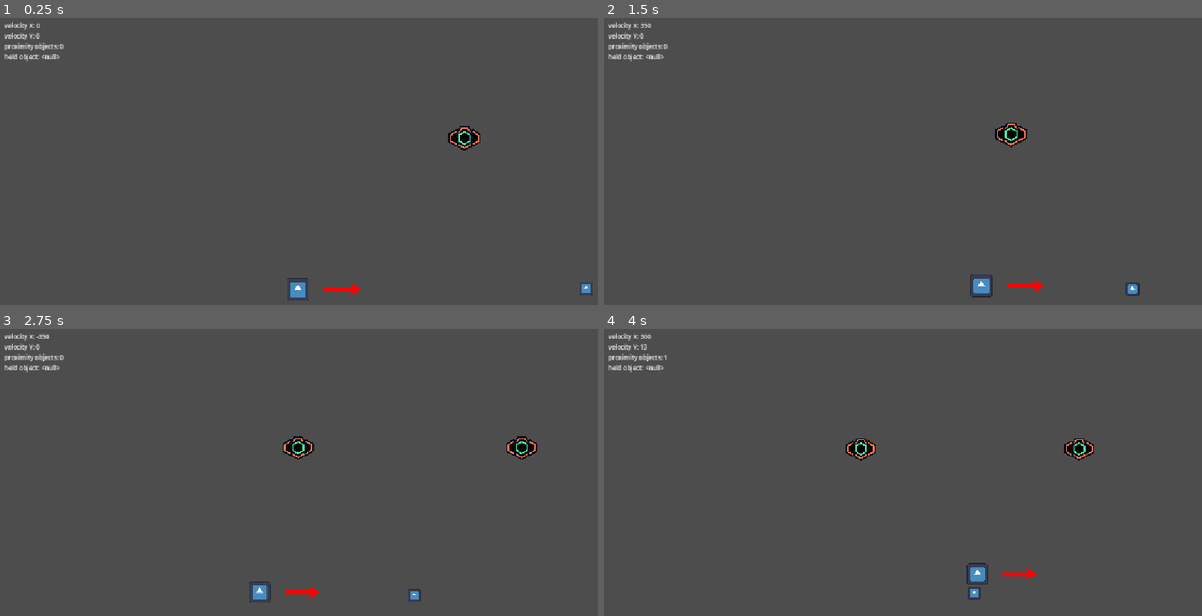
Above: before the commit, frames 1-4 (two rows, left to right).
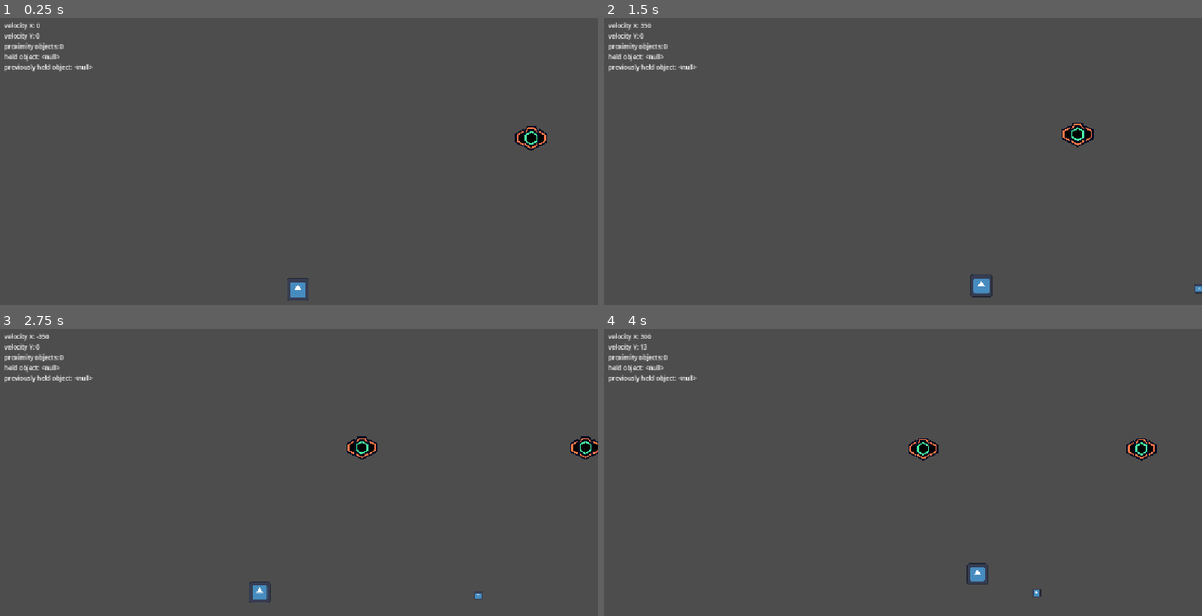
Above: after the commit, the same moments.

Repository: untugo/metroidvania-jam
Game: Godot game, scene res://scenes/world.tscn
The game is run twice, just before and just after one commit, with the same random seed, the same clock (stepped at 60 frames per second) and the same inputs. The engine's default icon, where the game draws it, is replaced by a stand-in: a white triangle on a blue panel in a dark square.
Inputs (mouse positions are in pixels of both pictures, inside the frame that each line leads up to):
- Up to frame 1 (0.25 s): no input
- Up to frame 2 (1.5 s): tap Enter (ui_accept) at 0.5, 0.77 s; move the mouse to (1034, 167) at 0.52 s; press the mouse at (1034, 167) at 0.53 s; hold D (MOVE_RIGHT) from 0.53 s (still down); right-click (1034, 167) at 0.8 s; move the mouse to (783, 201) at 1.27 s; release the mouse at (783, 201) at 1.28 s; right-click (783, 201) at 1.35 s
- Up to frame 3 (2.75 s): tap Enter (ui_accept) at 1.52 s; tap F (ACTION_03, bound only after the commit) at 1.55 s; move the mouse to (358, 420) at 2.02 s; release D (MOVE_RIGHT) at 2.03 s; hold A (MOVE_LEFT) from 2.03 s (still down); hold F (ACTION_03, bound only after the commit) from 2.03 s (still down); tap E (ring) at 2.3 s
- Up to frame 4 (4 s): move the mouse to (873, 561) at 2.77 s; release A (MOVE_LEFT) at 2.78 s; release F (ACTION_03, bound only after the commit) at 2.78 s; hold D (MOVE_RIGHT) from 2.78 s (still down); tap E (ring) at 2.85 s; tap Enter (ui_accept) at 3.02, 3.77 s; click (873, 561) at 3.05 s; move the mouse to (1082, 544) at 3.52 s; press the mouse at (1082, 544) at 3.53 s; right-click (1082, 544) at 3.8 s

The runs differ from the first frame. In frame 1, 1.0% of the frame differs, in the area x 0-100%, y 15-97%; in frame 2, 1.0%; in frame 3, 1.5%, in the area x 0-100%, y 15-96%; in frame 4, 1.5%.

Commit message:
anchors + bug fixes

Diff:
--- a/debug/debug UI.tscn
+++ b/debug/debug UI.tscn
@@ -30,6 +30,6 @@
 offset_bottom = 217.0
 size_flags_horizontal = 0
 theme_override_font_sizes/font_size = 12
-text = "RING - RMB / RB / E
+text = "BOUTONS: RMB / RB
 hold to aim
 release to throw"
--- a/debug/debug.gd
+++ b/debug/debug.gd
@@ -11,7 +11,8 @@
 	str("velocity X: " + "%d" % body.velocity.x) + "\n" +
 	str("velocity Y: " + "%d" % body.velocity.y) + "\n" +
 	"proximity objects: " + str(hand.proximity_objects.size()) + "\n" +
-	"held object: " + str(hand.held_object)
+	"held object: " + str(hand.held_object) + "\n" +
+	"previously held object: " + str(hand.previous_held_object)
 
 
 )
--- a/project.godot
+++ b/project.godot
@@ -101,7 +101,8 @@
 }
 ACTION_03={
 "deadzone": 0.2,
-"events": []
+"events": [Object(InputEventKey,"resource_local_to_scene":false,"resource_name":"","device":-1,"window_id":0,"alt_pressed":false,"shift_pressed":false,"ctrl_pressed":false,"meta_pressed":false,"pressed":false,"keycode":0,"physical_keycode":70,"key_label":0,"unicode":102,"location":0,"echo":false,"script":null)
+]
 }
 ACTION_04={
 "deadzone": 0.2,
--- a/ring_anchor.tscn
+++ /dev/null
@@ -1,75 +0,0 @@
-[gd_scene format=3 uid="uid://bprfbx5e0jkk7"]
-
-[ext_resource type="Texture2D" uid="uid://biolflwvf70p8" path="res://assets/textures/anchor/anchor 02.png" id="1_imk25"]
-[ext_resource type="Texture2D" uid="uid://c6ojepb277h1s" path="res://assets/textures/anchor/anchor 01.png" id="1_qbw4l"]
-[ext_resource type="Script" uid="uid://cjxfalp000n3q" path="res://scripts/object scripts/ring_anchor.gd" id="1_v56c4"]
-
-[sub_resource type="StandardMaterial3D" id="StandardMaterial3D_i6s0i"]
-transparency = 1
-albedo_color = Color(0, 0.95065695, 0.9481433, 1)
-
-[sub_resource type="SphereMesh" id="SphereMesh_n3pyu"]
-material = SubResource("StandardMaterial3D_i6s0i")
-radial_segments = 4
-rings = 2
-
-[sub_resource type="ViewportTexture" id="ViewportTexture_ee0uf"]
-
-[sub_resource type="CircleShape2D" id="CircleShape2D_i6s0i"]
-radius = 48.0
-
-[node name="Anchor" type="Node2D" unique_id=1321797534]
-script = ExtResource("1_v56c4")
-
-[node name="test" type="Node2D" parent="." unique_id=467073714]
-visible = false
-scale = Vector2(0.99999994, 0.99999994)
-
-[node name="MeshInstance2D" type="MeshInstance2D" parent="test" unique_id=437777534]
-mesh = SubResource("SphereMesh_n3pyu")
-
-[node name="MeshInstance2D2" type="MeshInstance2D" parent="test" unique_id=389552321]
-scale = Vector2(0.67999995, 0.67999995)
-mesh = SubResource("SphereMesh_n3pyu")
-texture = SubResource("ViewportTexture_ee0uf")
-
-[node name="anchor point" type="Marker2D" parent="." unique_id=1622480089]
-scale = Vector2(0.99999994, 0.99999994)
-
-[node name="outer layer" type="Node2D" parent="." unique_id=772418105]
-
-[node name="left" type="Sprite2D" parent="outer layer" unique_id=1667006416]
-position = Vector2(-15.999999, -5.684342e-14)
-rotation = -3.1415927
-scale = Vector2(0.05, 0.05)
-texture = ExtResource("1_imk25")
-
-[node name="righ" type="Sprite2D" parent="outer layer" unique_id=122173018]
-position = Vector2(15.999999, -5.684342e-14)
-rotation = 3.1415927
-scale = Vector2(0.05, 0.05)
-texture = ExtResource("1_imk25")
-
-[node name="up" type="Sprite2D" parent="outer layer" unique_id=1166258655]
-position = Vector2(0, -8)
-rotation = 1.5707964
-scale = Vector2(0.049999997, 0.049999997)
-texture = ExtResource("1_imk25")
-
-[node name="down" type="Sprite2D" parent="outer layer" unique_id=875537945]
-position = Vector2(0, 8)
-scale = Vector2(0.050000004, 0.050000004)
-texture = ExtResource("1_imk25")
-
-[node name="active" type="Sprite2D" parent="." unique_id=1071953929]
-rotation = -3.1415925
-scale = Vector2(0.05, 0.05)
-texture = ExtResource("1_qbw4l")
-
-[node name="Area2D" type="Area2D" parent="." unique_id=830385554]
-collision_layer = 8
-collision_mask = 8
-
-[node name="CollisionShape2D" type="CollisionShape2D" parent="Area2D" unique_id=215319306]
-shape = SubResource("CircleShape2D_i6s0i")
-debug_color = Color(1, 1, 1, 0)
--- /dev/null
+++ b/scenes/interactive objects/platform.tscn
@@ -0,0 +1,29 @@
+[gd_scene format=3 uid="uid://c0gd3dcg2h2cd"]
+
+[ext_resource type="Texture2D" uid="uid://b7n2gxcd8rxmu" path="res://assets/textures/icon.svg" id="1_g2tbl"]
+[ext_resource type="Script" uid="uid://dymrx8lffif2f" path="res://scripts/object scripts/platform.gd" id="1_gf13d"]
+
+[sub_resource type="RectangleShape2D" id="RectangleShape2D_i6s0i"]
+size = Vector2(126, 20)
+
+[node name="Platform" type="RigidBody2D" unique_id=18895558]
+collision_layer = 25
+mass = 0.005
+script = ExtResource("1_gf13d")
+
+[node name="Label" type="Label" parent="." unique_id=1176007639]
+visible = false
+offset_left = -21.0
+offset_top = 8.0
+offset_right = 22.0
+offset_bottom = 31.0
+theme_override_font_sizes/font_size = 8
+text = "PLATFORM"
+vertical_alignment = 1
+
+[node name="Sprite2D" type="Sprite2D" parent="." unique_id=778719235]
+scale = Vector2(1.02, 0.18000184)
+texture = ExtResource("1_g2tbl")
+
+[node name="CollisionShape2D" type="CollisionShape2D" parent="." unique_id=1464846201]
+shape = SubResource("RectangleShape2D_i6s0i")
--- a/scenes/ring.tscn
+++ b/scenes/interactive objects/ring.tscn
@@ -1,7 +1,7 @@
 [gd_scene format=3 uid="uid://coy6x8uc2rt8k"]
 
 [ext_resource type="Texture2D" uid="uid://b7n2gxcd8rxmu" path="res://assets/textures/icon.svg" id="1_03kdj"]
-[ext_resource type="Script" uid="uid://d1f1kjgh5tm68" path="res://scripts/ring scripts/ring (old).gd" id="1_f7lrs"]
+[ext_resource type="Script" uid="uid://dlfv1ixri8th5" path="res://scripts/ring scripts/ring.gd" id="1_f7lrs"]
 
 [sub_resource type="CircleShape2D" id="CircleShape2D_6pdoe"]
 radius = 320.09998
@@ -20,7 +20,7 @@
 script = ExtResource("1_f7lrs")
 
 [node name="Sprite2D" type="Sprite2D" parent="." unique_id=366400698]
-scale = Vector2(0.2, 0.2)
+scale = Vector2(0.14, 0.14)
 texture = ExtResource("1_03kdj")
 
 [node name="RadiusArea" type="Area2D" parent="." unique_id=2066101076]
@@ -32,7 +32,7 @@
 [node name="RingReachArea" type="Area2D" parent="." unique_id=326622059]
 
 [node name="ColisionShape2D" type="CollisionShape2D" parent="RingReachArea" unique_id=515231166]
-scale = Vector2(1.0040632, 1)
+scale = Vector2(1.0015866, 1)
 shape = SubResource("CircleShape2D_b1gpb")
 debug_color = Color(0.91305107, 0.6282566, 3.85046e-07, 0)
 
--- /dev/null
+++ b/scenes/interactive objects/ring_anchor.tscn
@@ -0,0 +1,86 @@
+[gd_scene format=3 uid="uid://bprfbx5e0jkk7"]
+
+[ext_resource type="Texture2D" uid="uid://biolflwvf70p8" path="res://assets/textures/anchor/anchor 02.png" id="1_imk25"]
+[ext_resource type="Texture2D" uid="uid://c6ojepb277h1s" path="res://assets/textures/anchor/anchor 01.png" id="1_qbw4l"]
+[ext_resource type="Script" uid="uid://cjxfalp000n3q" path="res://scripts/object scripts/ring_anchor.gd" id="1_v56c4"]
+
+[sub_resource type="StandardMaterial3D" id="StandardMaterial3D_i6s0i"]
+transparency = 1
+albedo_color = Color(0, 0.95065695, 0.9481433, 1)
+
+[sub_resource type="SphereMesh" id="SphereMesh_n3pyu"]
+material = SubResource("StandardMaterial3D_i6s0i")
+radial_segments = 4
+rings = 2
+
+[sub_resource type="ViewportTexture" id="ViewportTexture_ee0uf"]
+
+[sub_resource type="CircleShape2D" id="CircleShape2D_i6s0i"]
+radius = 48.0
+
+[node name="Ring Anchor" type="Node2D" unique_id=1321797534]
+script = ExtResource("1_v56c4")
+
+[node name="test" type="Node2D" parent="." unique_id=467073714]
+visible = false
+scale = Vector2(0.99999994, 0.99999994)
+
+[node name="MeshInstance2D" type="MeshInstance2D" parent="test" unique_id=437777534]
+mesh = SubResource("SphereMesh_n3pyu")
+
+[node name="MeshInstance2D2" type="MeshInstance2D" parent="test" unique_id=389552321]
+scale = Vector2(0.67999995, 0.67999995)
+mesh = SubResource("SphereMesh_n3pyu")
+texture = SubResource("ViewportTexture_ee0uf")
+
+[node name="anchor point" type="Marker2D" parent="." unique_id=1622480089]
+scale = Vector2(0.99999994, 0.99999994)
+
+[node name="outer layer" type="Node2D" parent="." unique_id=772418105]
+
+[node name="left" type="Sprite2D" parent="outer layer" unique_id=1667006416]
+position = Vector2(-15.999999, -5.684342e-14)
+rotation = -3.1415927
+scale = Vector2(0.05, 0.05)
+texture = ExtResource("1_imk25")
+
+[node name="right" type="Sprite2D" parent="outer layer" unique_id=122173018]
+position = Vector2(15.999999, -5.684343e-14)
+rotation = 3.1415927
+scale = Vector2(0.05, 0.05)
+texture = ExtResource("1_imk25")
+
+[node name="up" type="Sprite2D" parent="outer layer" unique_id=1166258655]
+position = Vector2(0, -8)
+rotation = 1.5707964
+scale = Vector2(0.049999997, 0.049999997)
+texture = ExtResource("1_imk25")
+
+[node name="down" type="Sprite2D" parent="outer layer" unique_id=875537945]
+position = Vector2(0, 8)
+scale = Vector2(0.050000004, 0.050000004)
+texture = ExtResource("1_imk25")
+
+[node name="active" type="Sprite2D" parent="." unique_id=1071953929]
+rotation = -3.1415925
+scale = Vector2(0.05, 0.05)
+texture = ExtResource("1_qbw4l")
+
+[node name="Anchor Area" type="Area2D" parent="." unique_id=830385554]
+collision_layer = 8
+collision_mask = 32
+
+[node name="collision" type="CollisionShape2D" parent="Anchor Area" unique_id=215319306]
+shape = SubResource("CircleShape2D_i6s0i")
+debug_color = Color(1, 1, 1, 0)
+
+[node name="debug hint" type="Label" parent="." unique_id=250685966]
+offset_left = -61.0
+offset_top = 32.0
+offset_right = 103.0
+offset_bottom = 55.0
+theme_override_font_sizes/font_size = 12
+text = "PRESS  F  TO UNLOCK"
+
+[connection signal="body_entered" from="Anchor Area" to="." method="_on_anchor_area_body_entered"]
+[connection signal="body_exited" from="Anchor Area" to="." method="_on_anchor_area_body_exited"]
--- a/scenes/player.tscn
+++ b/scenes/player.tscn
@@ -45,6 +45,7 @@
 shape = SubResource("RectangleShape2D_g2els")
 
 [node name="AimPivot" type="Node2D" parent="." unique_id=1289252302]
+visible = false
 
 [node name="Arrow" type="Sprite2D" parent="AimPivot" unique_id=523096140]
 position = Vector2(100, 0)
--- a/scenes/world.tscn
+++ b/scenes/world.tscn
@@ -1,10 +1,14 @@
 [gd_scene format=3 uid="uid://cbjrpgy1q8la"]
 
 [ext_resource type="PackedScene" uid="uid://br5r2ckil35is" path="res://scenes/player.tscn" id="1_rwgxs"]
-[ext_resource type="PackedScene" uid="uid://coy6x8uc2rt8k" path="res://scenes/ring.tscn" id="2_4wyf3"]
-[ext_resource type="PackedScene" uid="uid://bprfbx5e0jkk7" path="res://ring_anchor.tscn" id="3_4wyf3"]
+[ext_resource type="PackedScene" uid="uid://coy6x8uc2rt8k" path="res://scenes/interactive objects/ring.tscn" id="2_4wyf3"]
+[ext_resource type="PackedScene" uid="uid://bprfbx5e0jkk7" path="res://scenes/interactive objects/ring_anchor.tscn" id="3_4wyf3"]
+[ext_resource type="PackedScene" uid="uid://c0gd3dcg2h2cd" path="res://scenes/interactive objects/platform.tscn" id="4_k0juu"]
 
 [sub_resource type="WorldBoundaryShape2D" id="WorldBoundaryShape2D_b1gpb"]
+
+[sub_resource type="RectangleShape2D" id="RectangleShape2D_i6s0i"]
+size = Vector2(161, 204)
 
 [node name="World" type="Node2D" unique_id=554663743]
 
@@ -15,7 +19,7 @@
 shape = SubResource("WorldBoundaryShape2D_b1gpb")
 
 [node name="Player" parent="." unique_id=493283035 instance=ExtResource("1_rwgxs")]
-position = Vector2(16, 584)
+position = Vector2(-112, 584)
 
 [node name="Anchor" parent="." unique_id=1321797534 instance=ExtResource("3_4wyf3")]
 position = Vector2(336, 320)
@@ -24,4 +28,19 @@
 position = Vector2(785, 320)
 
 [node name="Ring" parent="." unique_id=1469407233 instance=ExtResource("2_4wyf3")]
-position = Vector2(569, 560)
+position = Vector2(569, 606)
+
+[node name="Ring2" parent="." unique_id=1805167021 instance=ExtResource("2_4wyf3")]
+position = Vector2(1680, 400)
+
+[node name="platform" parent="." unique_id=18895558 instance=ExtResource("4_k0juu")]
+position = Vector2(1472, 576)
+
+[node name="StaticBody2D2" type="StaticBody2D" parent="." unique_id=1420194494]
+position = Vector2(1576, 508)
+collision_mask = 63
+
+[node name="CollisionShape2D" type="CollisionShape2D" parent="StaticBody2D2" unique_id=1017191963]
+position = Vector2(63.5, 26)
+shape = SubResource("RectangleShape2D_i6s0i")
+debug_color = Color(0.7, 0.7, 0.7, 0)
--- a/scripts/base scripts/pickable_base.gd
+++ b/scripts/base scripts/pickable_base.gd
@@ -5,15 +5,14 @@
 
 enum STATES { HELD, THROWN, LOCKED, RETURNING, DROPPED }
 var state: STATES = STATES.DROPPED
-var object = self
 
-func _process(delta: float) -> void:
-	print(state)
-
+var object: RigidBody2D = self
+var current_holder: Node2D
 
 func _ready() -> void:
 	gravity_scale = 2.0
 	linear_damp = 2.0
+	freeze = false
 
 
 #right now the holder is set from the player's "hand" when calling pick_up()
@@ -23,11 +22,12 @@
 	object.freeze = true
 	object.angular_velocity = 0.0
 	object.linear_velocity = Vector2.ZERO
+	current_holder = holder
 
 
 func throw(direction: Vector2, power: float):
 	if state == STATES.HELD or state == STATES.DROPPED:
-		object.current_holder = null #there has to be a better way to do this
+		current_holder = null #there has to be a better way to do this
 		state = STATES.THROWN
 		freeze = false
 
--- /dev/null
+++ b/scripts/object scripts/platform.gd
@@ -0,0 +1,14 @@
+extends Pickable
+
+
+
+#0.003 platform is not floor
+#0.005 platform is floor
+
+#we could make the platform break to avoid players abusing it
+#it respwans shortly after tho
+
+
+# Called every frame. 'delta' is the elapsed time since the previous frame.
+func _process(delta: float) -> void:
+	pass
--- a/scripts/object scripts/ring_anchor.gd
+++ b/scripts/object scripts/ring_anchor.gd
@@ -4,5 +4,40 @@
 
 @export var anchor_locked: bool = false
 @onready var left: Sprite2D = $"outer layer/left"
-@onready var righ: Sprite2D = $"outer layer/righ"
+@onready var right: Sprite2D = $"outer layer/right"
 @onready var anchor_point: Marker2D = $"anchor point"
+
+@onready var debug_hint: Label = $"debug hint"
+
+var can_lock: bool = false
+var locked_ring: Ring = null
+var locked_rings: int = 0
+
+
+func _ready() -> void:
+	debug_hint.visible = false
+
+
+func _process(delta: float) -> void:
+	if locked_rings > 1: return
+	if !can_lock or anchor_locked: return
+	locked_ring.request_lock(anchor_point, delta)
+
+
+func _on_anchor_area_body_entered(body: Ring) -> void:
+	can_lock = true
+	locked_rings += 1
+	locked_ring = body
+	debug_hint.visible = true
+
+	left.position += Vector2(8, 0)
+	right.position -= Vector2(8, 0)
+
+func _on_anchor_area_body_exited(body: Node2D) -> void:
+	can_lock = false
+	locked_rings -= 1
+	locked_ring = null
+	debug_hint.visible = false
+
+	left.position -= Vector2(8, 0)
+	right.position += Vector2(8, 0)
--- a/scripts/player scripts/hand_controller.gd
+++ b/scripts/player scripts/hand_controller.gd
@@ -3,14 +3,14 @@
 
 @export var aim_pivot: Node2D
 @export var movement_component: MovementComponent
-
-@onready var ring: Ring = get_node_or_null("../../Ring") as Ring
 @onready var hand_socket: Marker2D = $"hand socket"
 
 
+var is_aiming: bool = false
 var proximity_objects: Array = []
+
 var held_object: Pickable = null
-var is_aiming: bool = false
+var previous_held_object: Pickable = null
 
 
 func _process(delta: float) -> void:
@@ -27,7 +27,7 @@
 
 func _unhandled_input(event: InputEvent) -> void:
 	if event.is_action_pressed("ACTION_01") and not event.is_echo():
-		if held_object: held_object.drop()
+		if held_object: held_object.drop() #doesn't work at the moment
 		else: try_pick()
 
 	if event.is_action_pressed("ACTION_02") and not event.is_echo():
@@ -36,6 +36,11 @@
 
 	if event.is_action_released("ACTION_02") and is_aiming:
 		throw_held_object()
+
+	if event.is_action_pressed("ACTION_03") and not event.is_echo():
+		if !previous_held_object: return
+		if previous_held_object.has_method("unlock"): previous_held_object.unlock()
+		else: confusion()
 
 
 func start_aiming():
@@ -54,30 +59,28 @@
 func confusion():
 	print("nothing happened")
 
+
 #ring based for the sake of the jam
 #make more generic logic..?
 func try_pick():
-	if !proximity_objects: return
-	if ring and ring.state == Ring.STATES.DROPPED or ring.state == Ring.STATES.THROWN:
-		pick_up(ring)
+	for object in proximity_objects:
+		if object.state == object.STATES.DROPPED or object.state == object.STATES.THROWN:
+			pick_up(object)
+			return
 
 
 func pick_up(object: Pickable):
-	if not object or object.state == object.STATES.HELD: return
+	if !object or object.state == object.STATES.HELD: return
 	held_object = object
 	object.pick_up(hand_socket)
 
 
 func throw_held_object():
 	stop_aiming()
-
 	#var throw_direction: Vector2 = (get_global_mouse_position() - hand_socket.global_position).normalized()
 	var throw_direction: Vector2 = Vector2.RIGHT.rotated(aim_pivot.global_rotation).normalized()
 	var throw_power: float = 3.042
+	held_object.throw(throw_direction, throw_power)
 
-#ring based, the logic could be moved to pickable_base.gd to make ir common
-	if held_object is Ring:
-		var ring = held_object as Ring
-		ring.throw(throw_direction, throw_power)
-
+	previous_held_object = held_object
 	held_object = null
--- a/scripts/ring scripts/ring.gd
+++ b/scripts/ring scripts/ring.gd
@@ -2,12 +2,13 @@
 extends Pickable
 
 #var owner_player: Node2D = null
-var current_anchor: RingAnchor = null
-var current_holder: Node2D = null
+var current_anchor: Marker2D = null
 
 
 func _ready() -> void:
-	freeze = true
+	gravity_scale = 2.0
+	linear_damp = 2.0
+	freeze = false
 
 
 func _process(delta: float) -> void:
@@ -29,8 +30,8 @@
 	object.rotation = current_holder.global_rotation
 
 
-func request_lock(anchor: RingAnchor, delta: float):
-	if not anchor: return
+func request_lock(anchor: Marker2D, delta: float):
+	if state == STATES.DROPPED: return
 
 	current_anchor = anchor
 	state = STATES.LOCKED
Not shown, added: scripts/object scripts/platform.gd.uid
Renamed: scripts/player scripts/player.gd -> scripts/player scripts/player (old).gd
Renamed: scripts/player scripts/player.gd.uid -> scripts/player scripts/player (old).gd.uid
Not shown, added: scenes/interactive objects/ring_anchor.tscn37359942499.tmp
